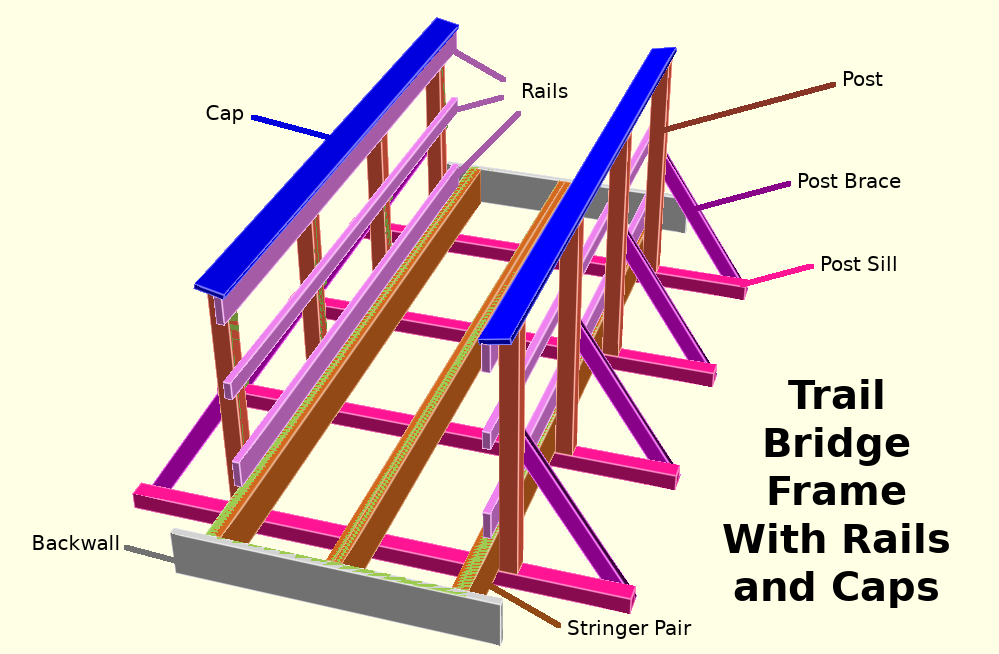
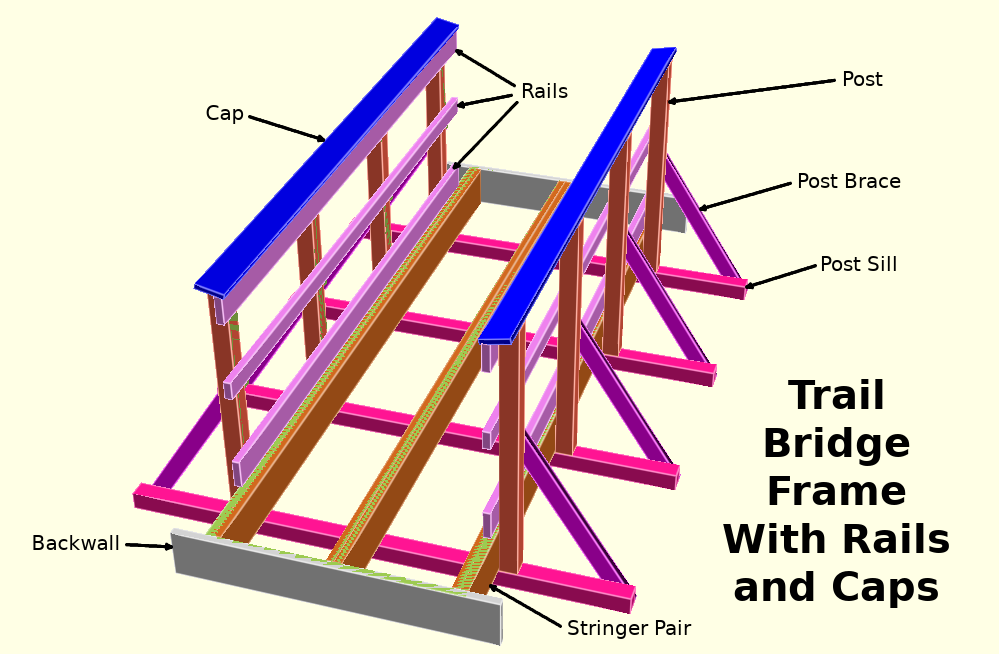
Layers edited between the first and the second 999px x 654px image:
removed layer "Pointers" over (124, 49, 836, 628)
added layer "Arrow" above "Arrow #1" over (455, 49, 516, 88)
added layer "Arrow #1" above "Arrow #2" over (457, 93, 513, 109)
added layer "Arrow #2" above "Arrow #3" over (452, 101, 519, 170)
added layer "Arrow #3" above "Arrow #4" over (248, 115, 325, 143)
added layer "Arrow #4" above "Arrow #5" over (125, 542, 173, 551)
added layer "Arrow #5" above "Arrow #6" over (489, 584, 562, 628)
added layer "Arrow #6" above "Arrow #7" over (745, 264, 817, 290)
added layer "Arrow #7" above "Arrow #8" over (699, 181, 792, 212)
added layer "Arrow #8" above "Bridge-Frame-Rails-Caps.png" over (668, 78, 836, 105)
